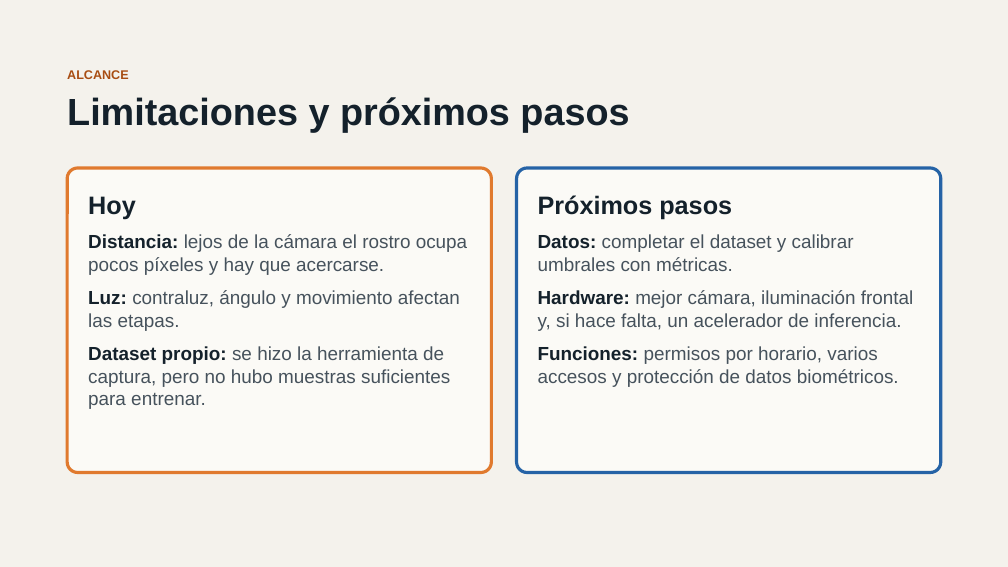
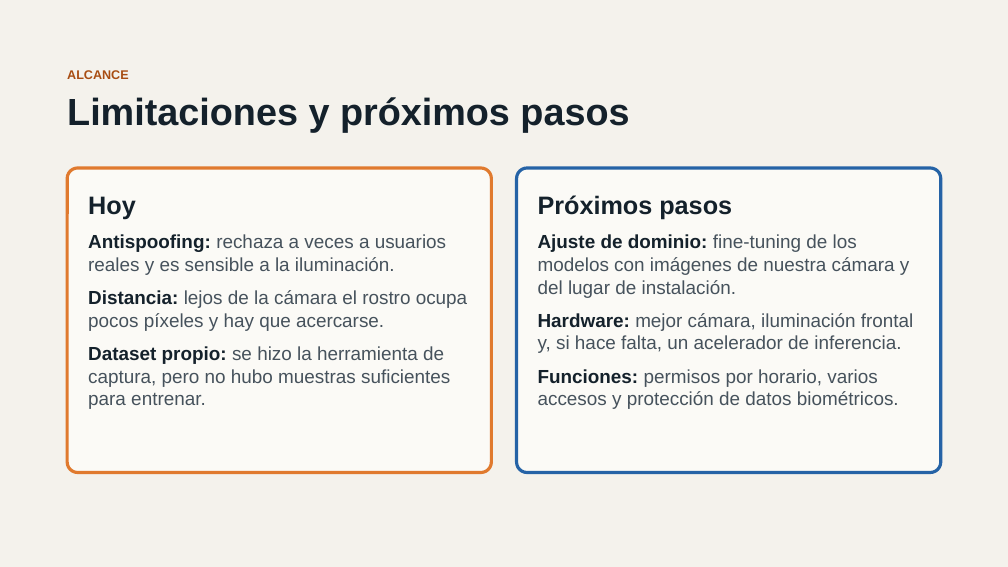
Before and after one commit to ms282489/SmartGate, a slide deck: slide 13 of docs/SmartGate_Presentacion.pptx. Drawn at 1008x567 pixels with LibreOffice and Linux fonts; fonts in the diff are those of the drawing. Boxes give left, top, right and bottom in pixels: in the first picture for what was removed or moved away, otherwise in the second. Text is boxed around its words. In the diff, an @@ line names an element or a change of style, - is before the commit and + after.

```diff
--- a/docs/SmartGate_Presentacion.pptx
+++ b/docs/SmartGate_Presentacion.pptx
@@ text at (x1=88, y1=234, x2=446, y2=275): paragraph added @@
+Antispoofing: rechaza a veces a usuarios reales y es sensible a la iluminación.
@@ text at (x1=538, y1=234, x2=909, y2=298): text changed @@
-Datos: completar el dataset y calibrar umbrales con métricas.
+Ajuste de dominio: fine-tuning de los modelos con imágenes de nuestra cámara y del lugar de instalación.
@@ text at (x1=88, y1=290, x2=460, y2=331): paragraph removed @@
-Luz: contraluz, ángulo y movimiento afectan las etapas.
```
Also in this commit, not shown: 2 slides added, 3 slides removed.
